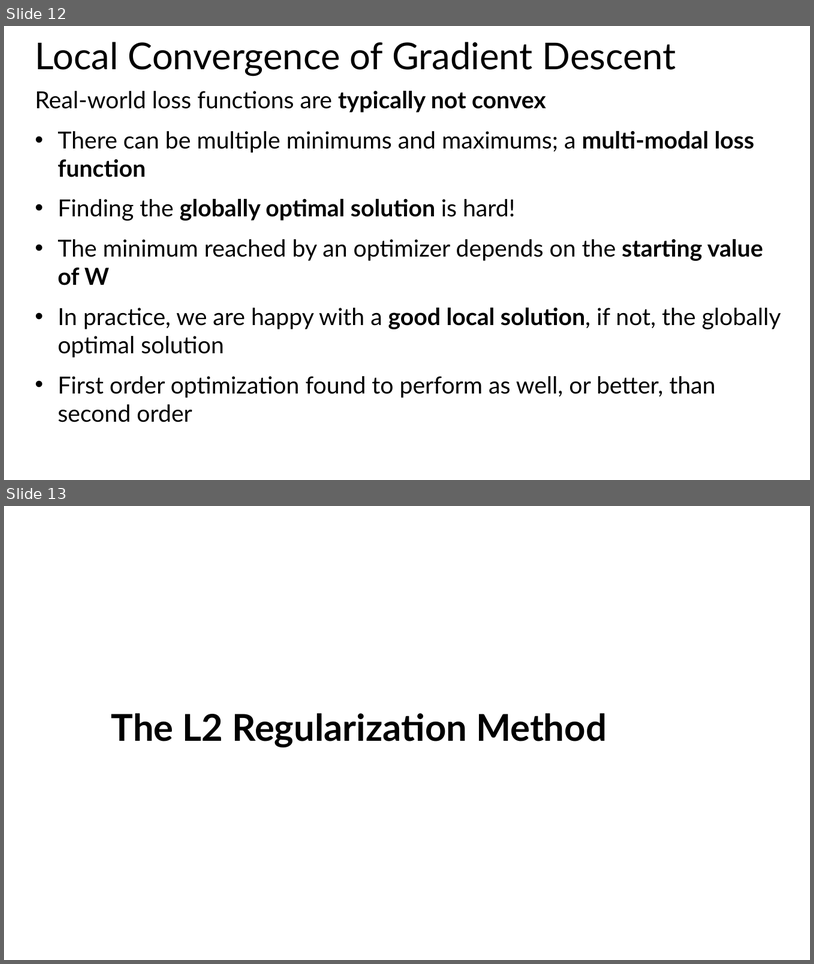
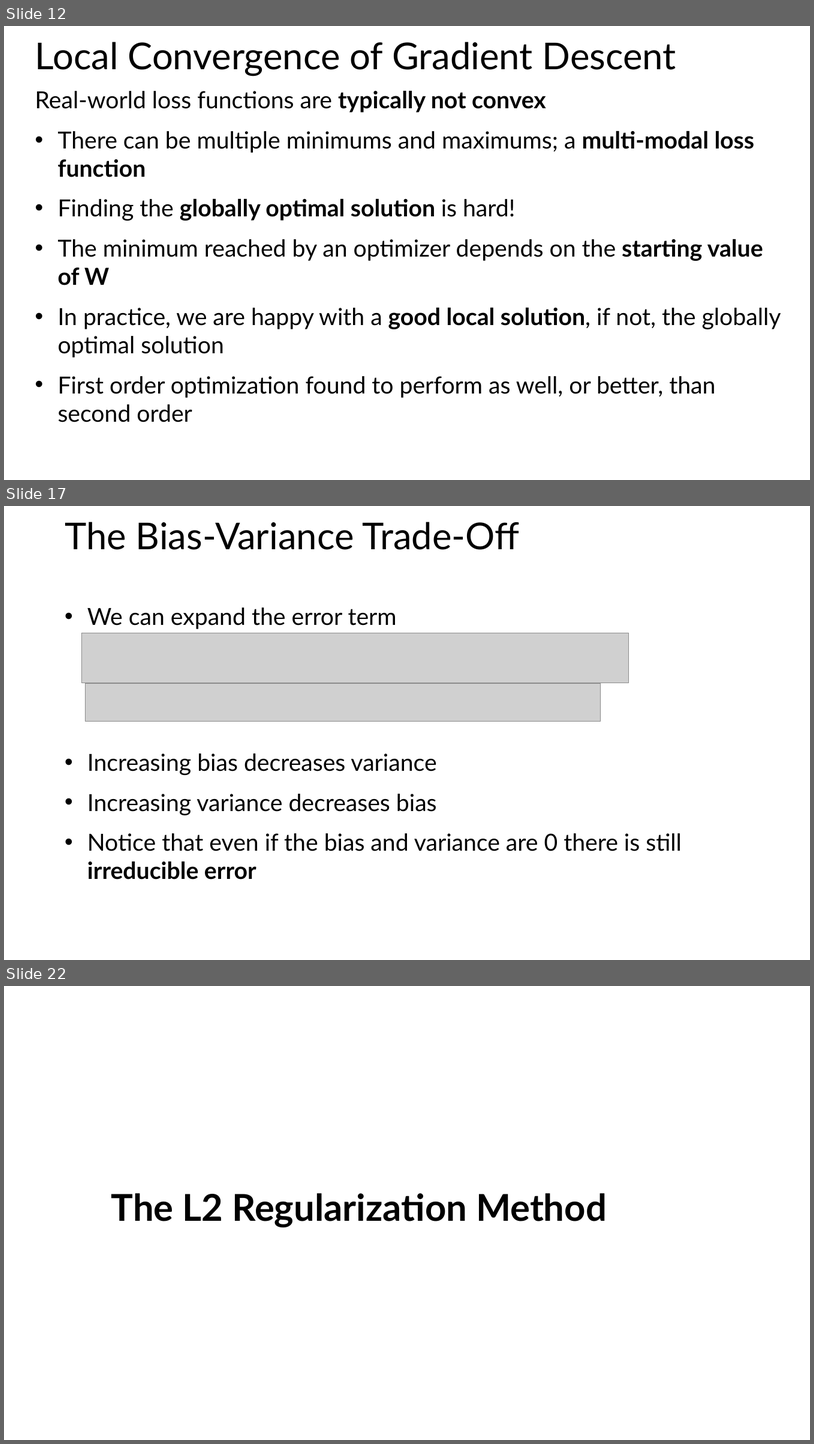
Before and after one commit to StephenElston/MachineLearning530, a slide deck: Lesson4/4_OptimizationRegularization.pptx. Shown one above the other, each under a label of ours: slides 12 and 13 before the commit, slides 12, 17 and 22 after it; the slides between them are not shown. The pictures are 814x964 and 814x1444 pixels, drawn with LibreOffice and Linux fonts; fonts in the diff are those of the drawing; grey boxes stand for pictures. Boxes give left, top, right and bottom in pixels: in the first picture for what was removed or moved away, otherwise in the second. Text is boxed around its words. In the diff, an @@ line names an element or a change of style, - is before the commit and + after.

```diff
--- a/Lesson4/4_OptimizationRegularization.pptx
+++ b/Lesson4/4_OptimizationRegularization.pptx
@@ slide 17 added at (x1=4, y1=506, x2=810, y2=960), background #FFFFFF @@
@@ title added at (x1=65, y1=522, x2=519, y2=550), 44 pt, text #000000 @@
+The Bias-Variance Trade-Off
@@ text added at (x1=87, y1=607, x2=397, y2=629), 28 pt, text #000000 @@
+• We can expand the error term
@@ picture added at (x1=82, y1=633, x2=629, y2=682) @@
@@ picture added at (x1=86, y1=684, x2=601, y2=721) @@
@@ text added at (x1=87, y1=753, x2=682, y2=879), 28 pt, text #000000 @@
+• Increasing bias decreases variance
+• Increasing variance decreases bias
+• Notice that even if the bias and variance are 0 there is still irreducible error
@@ what was slide 13 is now slide 22 @@
```
Also in this commit, not shown: 9 other slides added.
